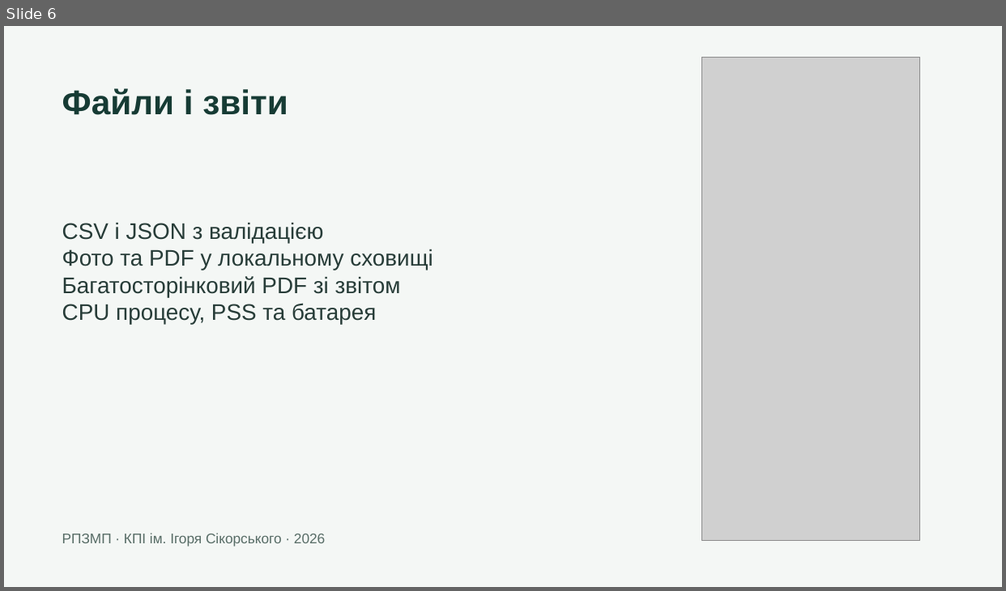
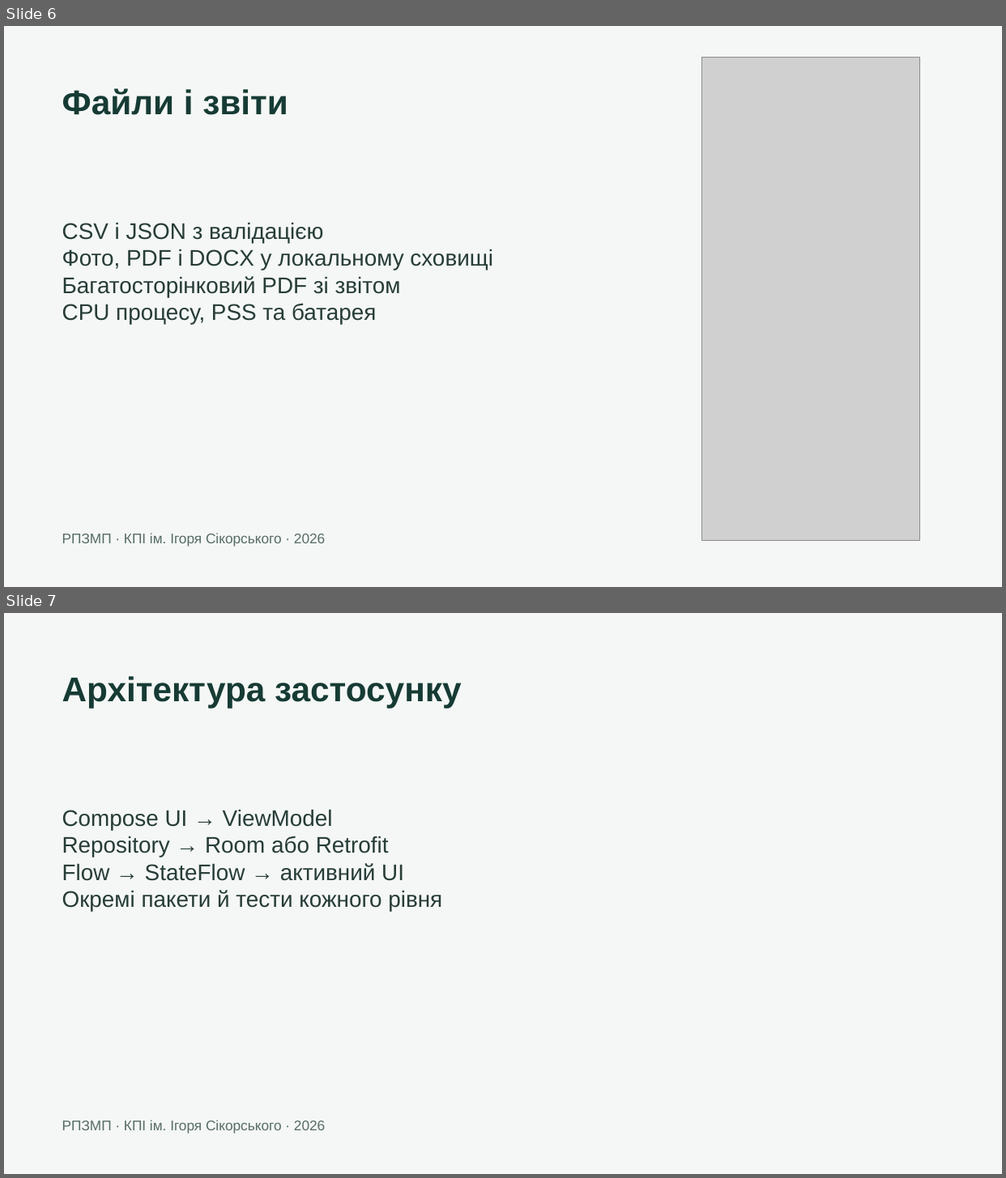
Before and after one commit to VladHume/PW06_TV-32_Humeniuk_Vladyslav, a slide deck: report/Презентація_РПЗМП_Варіант4.pptx. Shown one above the other, each under a label of ours: slide 6 before the commit, slides 6 and 7 after it. The pictures are 1006x591 and 1006x1178 pixels, drawn with LibreOffice and Linux fonts; fonts in the diff are those of the drawing; grey boxes stand for pictures. Boxes give left, top, right and bottom in pixels: in the first picture for what was removed or moved away, otherwise in the second. Text is boxed around its words. In the diff, an @@ line names an element or a change of style, - is before the commit and + after.

```diff
--- a/report/Презентація_РПЗМП_Варіант4.pptx
+++ b/report/Презентація_РПЗМП_Варіант4.pptx
@@ slide 7 added at <box>4,613,1002,1174</box>, background #F4F7F5 @@
@@ text added at <box>62,676,461,708</box>, 33 pt, text #163B34, bold @@
+Архітектура застосунку
@@ text added at <box>62,809,442,912</box>, 21.8 pt, text #273C38 @@
+Compose UI → ViewModel
+Repository → Room або Retrofit
+Flow → StateFlow → активний UI
+Окремі пакети й тести кожного рівня
@@ text added at <box>62,1120,325,1134</box>, 13.5 pt, text #576C66 @@
+РПЗМП · КПІ ім. Ігоря Сікорського · 2026
@@ slide 6 changed as well @@
@@ text at <box>62,249,493,271</box>: text changed @@
-Фото та PDF у локальному сховищі
+Фото, PDF і DOCX у локальному сховищі
```
Also in this commit, not shown: 2 other slides changed, 58 other files.
